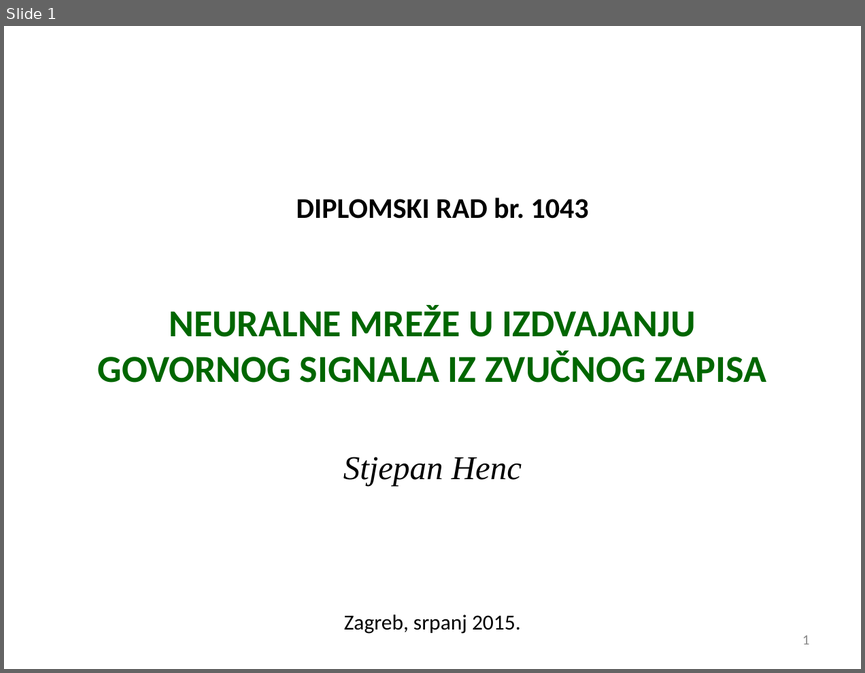
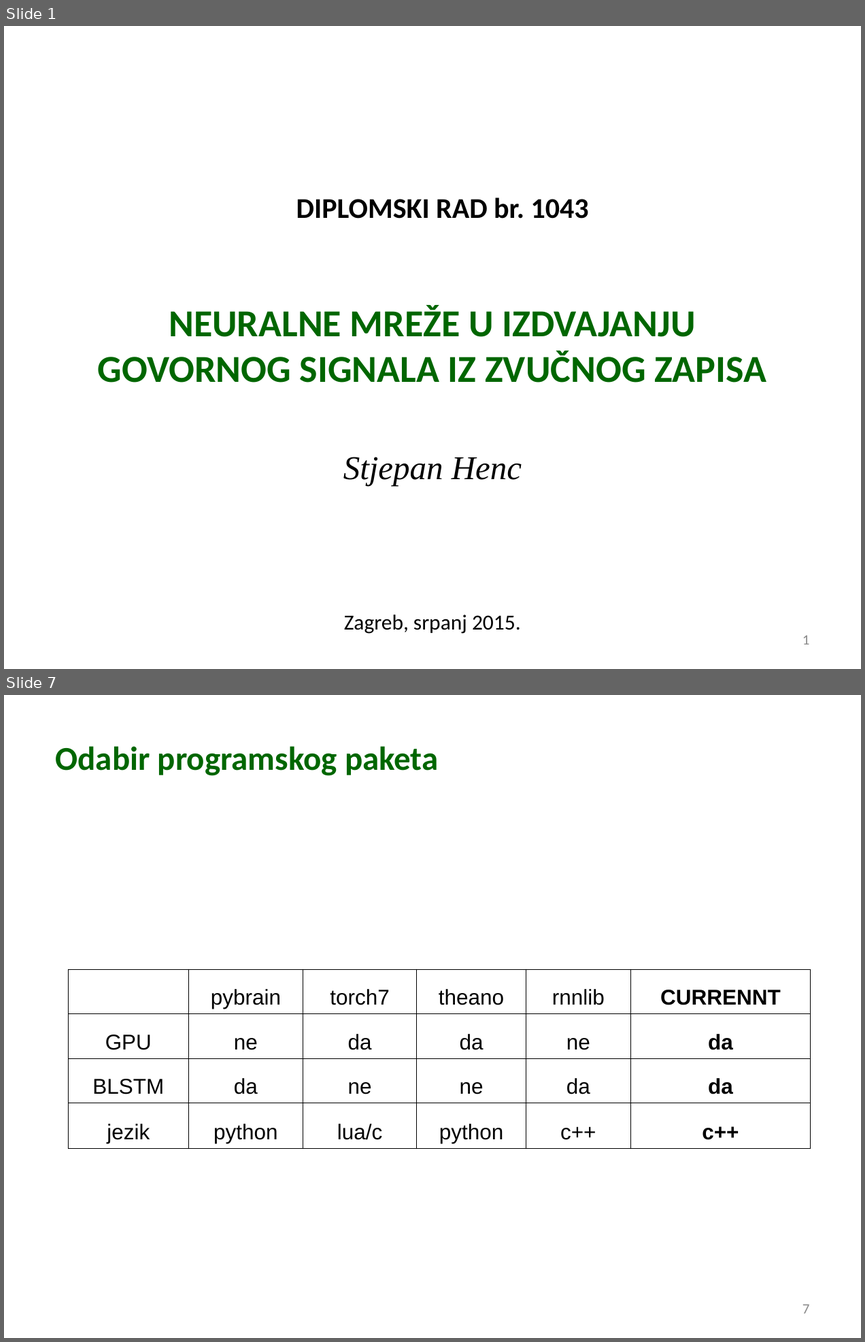
Before and after one commit to sthenc/diplomski_rad, a slide deck: obrana_stjepan_henc.ppt. Shown one above the other, each under a label of ours: slide 1 before the commit, slides 1 and 7 after it; the slides between them are not shown. The pictures are 865x673 and 865x1342 pixels, drawn with LibreOffice and Linux fonts; fonts in the diff are those of the drawing; background and template pictures are left out. Boxes give left, top, right and bottom in pixels: in the first picture for what was removed or moved away, otherwise in the second. Text is boxed around its words. In the diff, an @@ line names an element or a change of style, - is before the commit and + after.

```diff
--- a/obrana_stjepan_henc.ppt
+++ b/obrana_stjepan_henc.ppt
@@ slide 7 added at bbox=[4, 695, 861, 1338], background picture (left out) @@
@@ title added at bbox=[56, 746, 439, 776], 28 pt, text #006600, bold @@
+Odabir programskog paketa
@@ table added at bbox=[68, 969, 810, 1146], 4 rows, 6 columns @@
+ | pybrain | torch7 | theano | rnnlib | CURRENNT
+GPU | ne | da | da | ne | da
+BLSTM | da | ne | ne | da | da
+jezik | python | lua/c | python | c++ | c++
@@ page number added at bbox=[802, 1304, 810, 1313], 12 pt, text #898989 @@
+7
```
Also in this commit, not shown: 11 other slides added, 1 slide removed, 3 other files.
